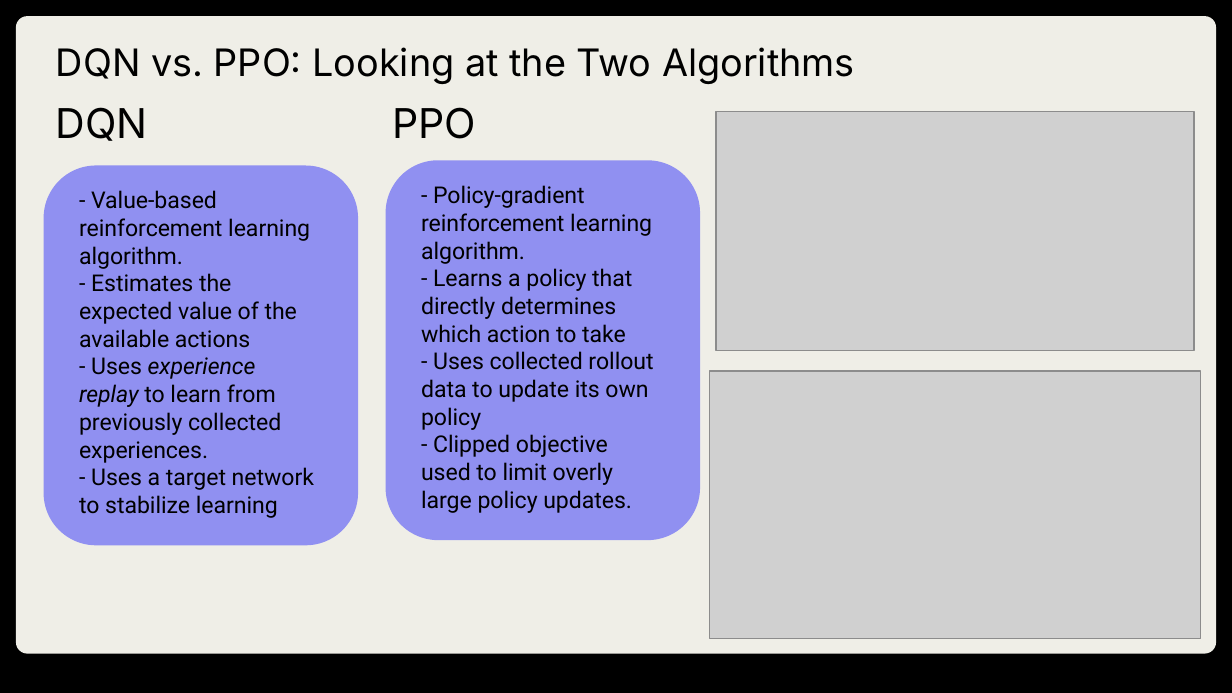
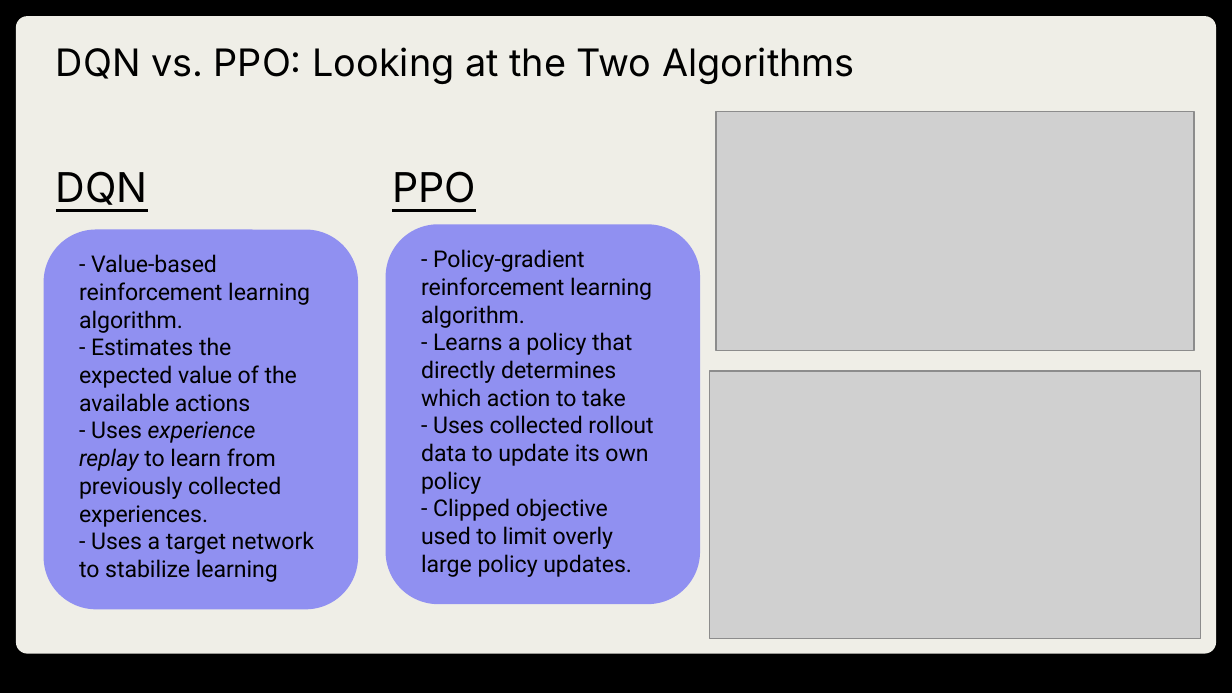
Before and after one commit to JulianMunguia04/IT493-Space-Invaders-RL, a slide deck: slide 3 of IT493_Final_Project_Slideshow.pptx. Drawn at 1232x693 pixels with LibreOffice and Linux fonts; fonts in the diff are those of the drawing; grey boxes stand for pictures. Boxes give left, top, right and bottom in pixels: in the first picture for what was removed or moved away, otherwise in the second. Text is boxed around its words. In the diff, an @@ line names an element or a change of style, - is before the commit and + after.

```diff
--- a/IT493_Final_Project_Slideshow.pptx
+++ b/IT493_Final_Project_Slideshow.pptx
@@ text "DQN" at (x1=56, y1=171, x2=148, y2=211): underline on @@
@@ text "PPO" at (x1=392, y1=171, x2=476, y2=211): underline on @@
@@ 4 texts, 2 rounded rectangles moved together from (x1=43, y1=107, x2=700, y2=545) to (x1=43, y1=171, x2=700, y2=609) @@
```
Also in this commit, not shown: 1 other slide changed.
